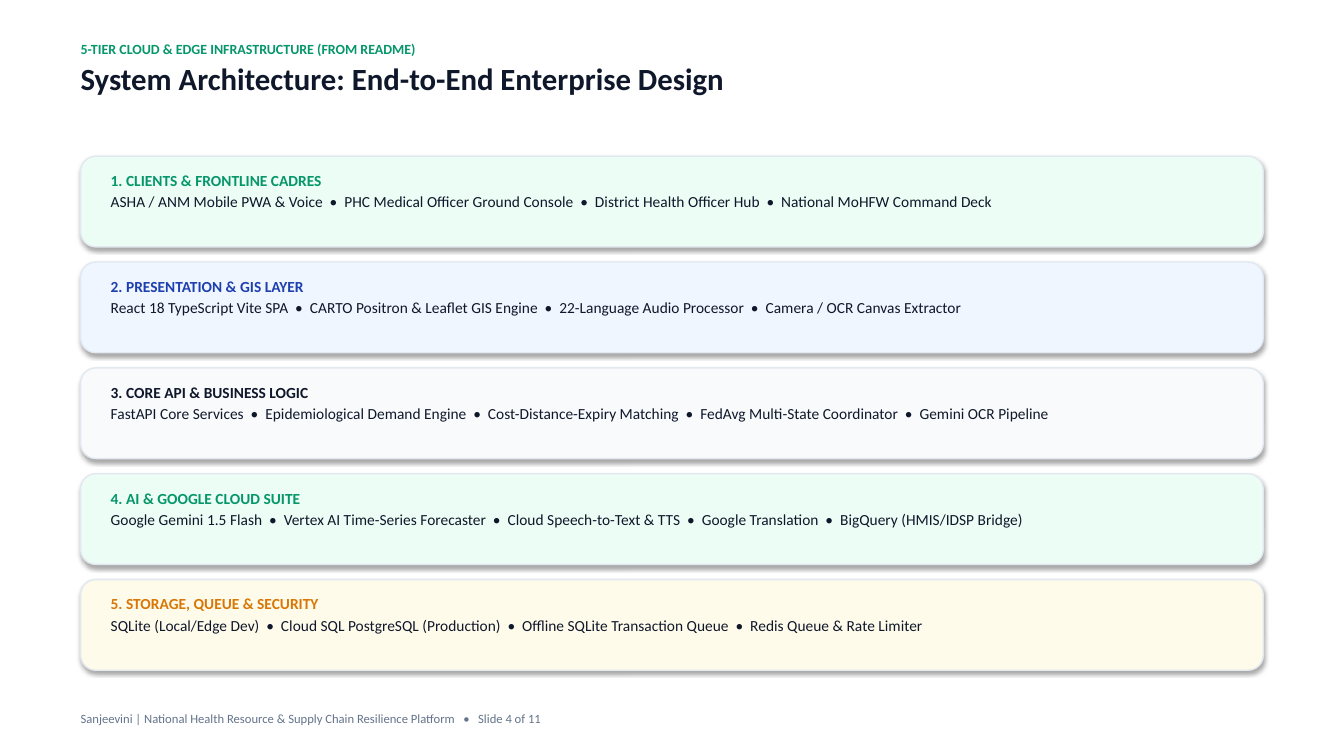
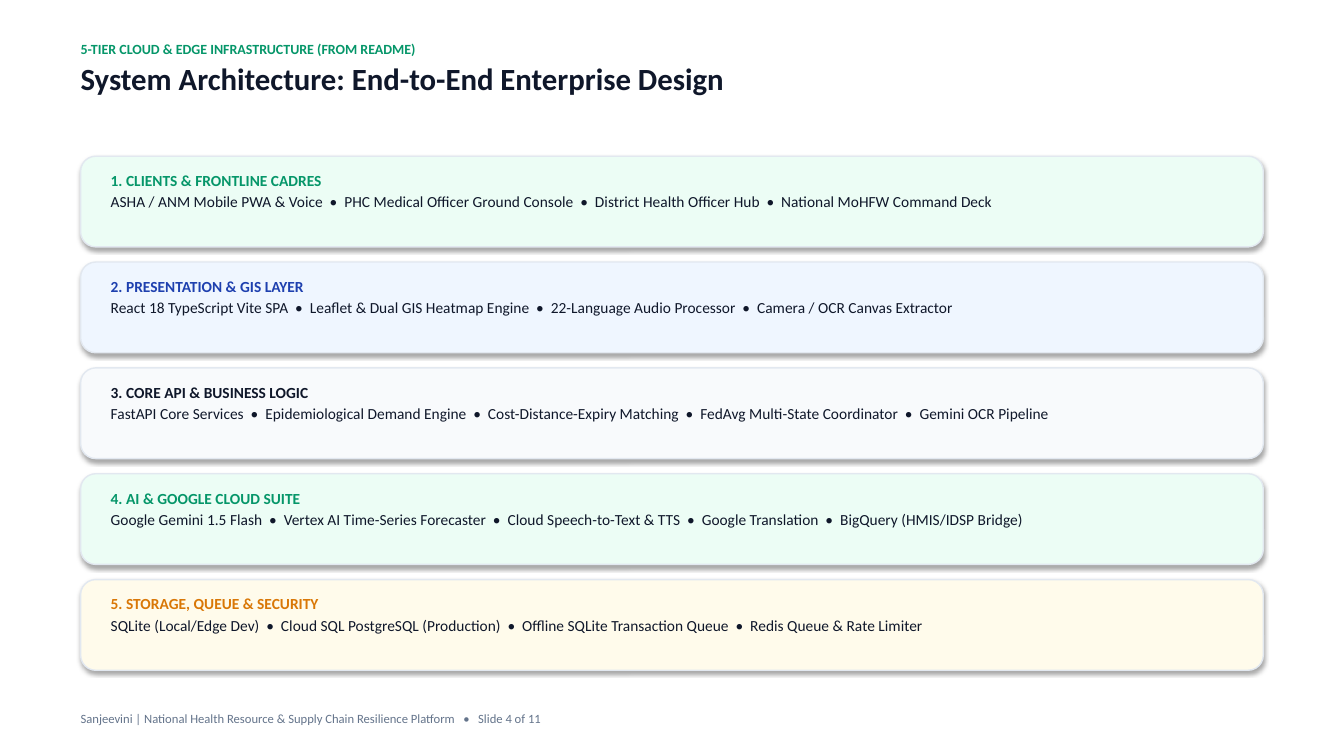
Before and after one commit to chiraghs/Sanjeevini, a slide deck: slide 4 of Pitch-DECK/Sanjeevini-Pitch-Deck.pptx. Drawn at 1344x756 pixels with LibreOffice and Linux fonts; fonts in the diff are those of the drawing. Boxes give left, top, right and bottom in pixels: in the first picture for what was removed or moved away, otherwise in the second. Text is boxed around its words. In the diff, an @@ line names an element or a change of style, - is before the commit and + after.

Commit message:
docs(pitch-deck): update slides with app images in cols, remove carto references, update non-carto live map, and add multi-channel messaging

```diff
--- a/Pitch-DECK/Sanjeevini-Pitch-Deck.pptx
+++ b/Pitch-DECK/Sanjeevini-Pitch-Deck.pptx
@@ text at box(111, 302, 953, 316): text changed @@
-React 18 TypeScript Vite SPA • CARTO Positron & Leaflet GIS Engine • 22-Language Audio Processor • Camera / OCR Canvas Extractor
+React 18 TypeScript Vite SPA • Leaflet & Dual GIS Heatmap Engine • 22-Language Audio Processor • Camera / OCR Canvas Extractor
```
Also in this commit, not shown: 6 other slides changed, 15 other files.
